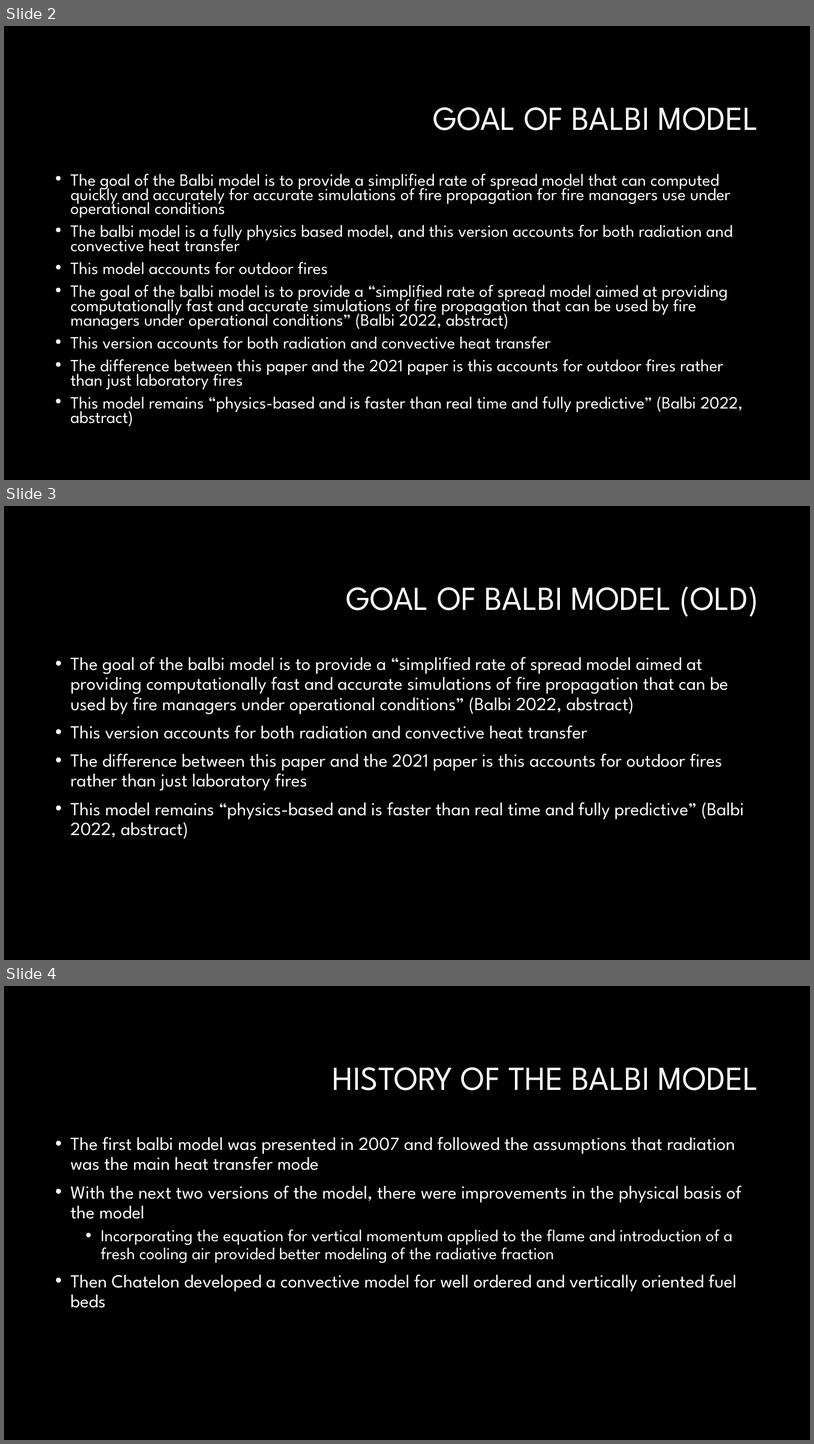
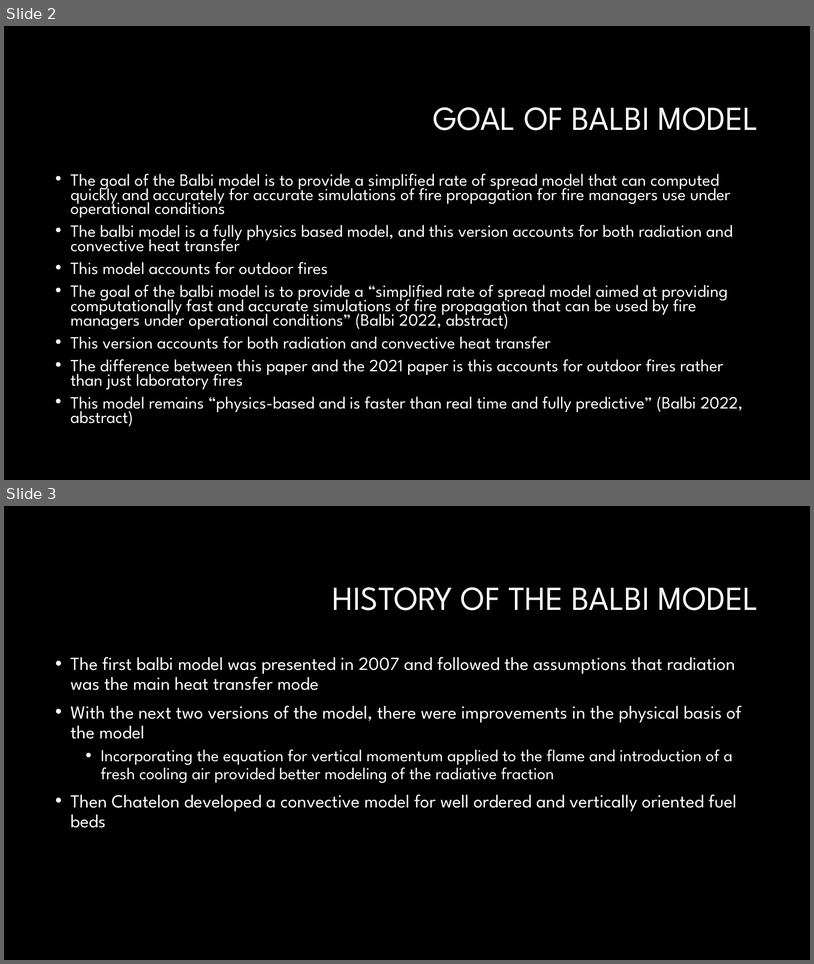
Before and after one commit to Jeremy-Benik/Meeting_Notes, a slide deck: Presentations/Balbi_2022_presentation.pptx. Shown one above the other, each under a label of ours: slides 2, 3 and 4 before the commit, slides 2 and 3 after it. The pictures are 814x1444 and 814x964 pixels, drawn with LibreOffice and Linux fonts; fonts in the diff are those of the drawing; background and template pictures are left out. Boxes give left, top, right and bottom in pixels: in the first picture for what was removed or moved away, otherwise in the second. Text is boxed around its words. In the diff, an @@ line names an element or a change of style, - is before the commit and + after.

```diff
--- a/Presentations/Balbi_2022_presentation.pptx
+++ b/Presentations/Balbi_2022_presentation.pptx
@@ slide 3 removed at bbox=[4, 506, 810, 960], background #000000 @@
@@ title removed at bbox=[346, 586, 759, 616] @@
-GOAL OF BALBI MODEL (OLD)
@@ text removed at bbox=[71, 657, 744, 838] @@
-• The goal of the balbi model is to provide a “simplified rate of spread model aimed at providing computationally fast and accurate simulations of fire propagation that can be used by fire managers under operational conditions” (Balbi 2022, abstract)
-• This version accounts for both radiation and convective heat transfer
-• The difference between this paper and the 2021 paper is this accounts for outdoor fires rather than just laboratory fires
-• This model remains “physics-based and is faster than real time and fully predictive” (Balbi 2022, abstract)
@@ what was slide 4 is now slide 3 @@
```
Also in this commit, not shown: 6 slides changed, 1 slide added, 1 other slide removed, 1 other file.
